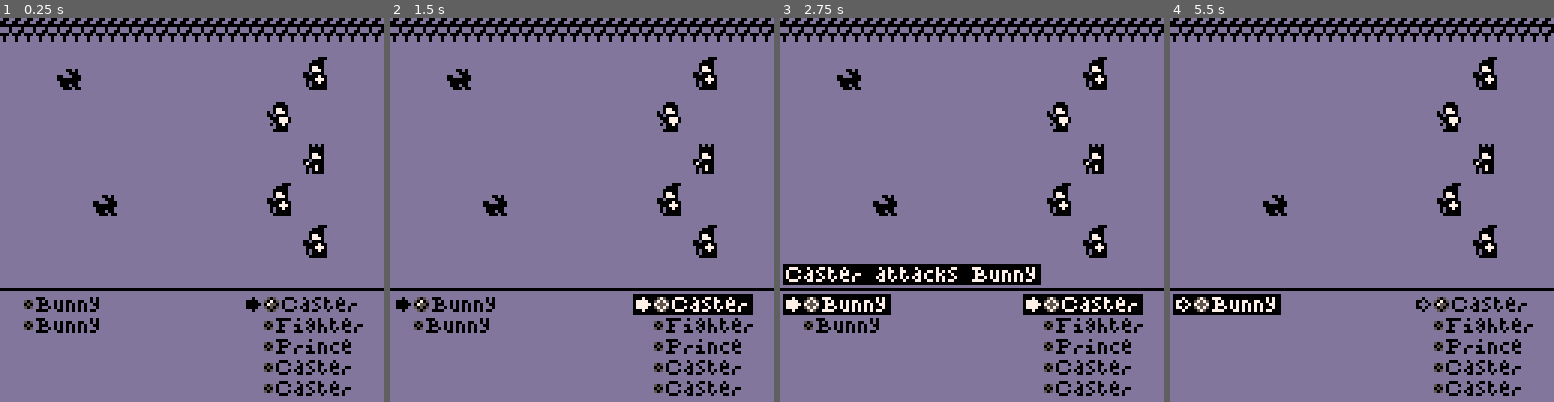
Above: before the commit, frames 1-4 (left to right).
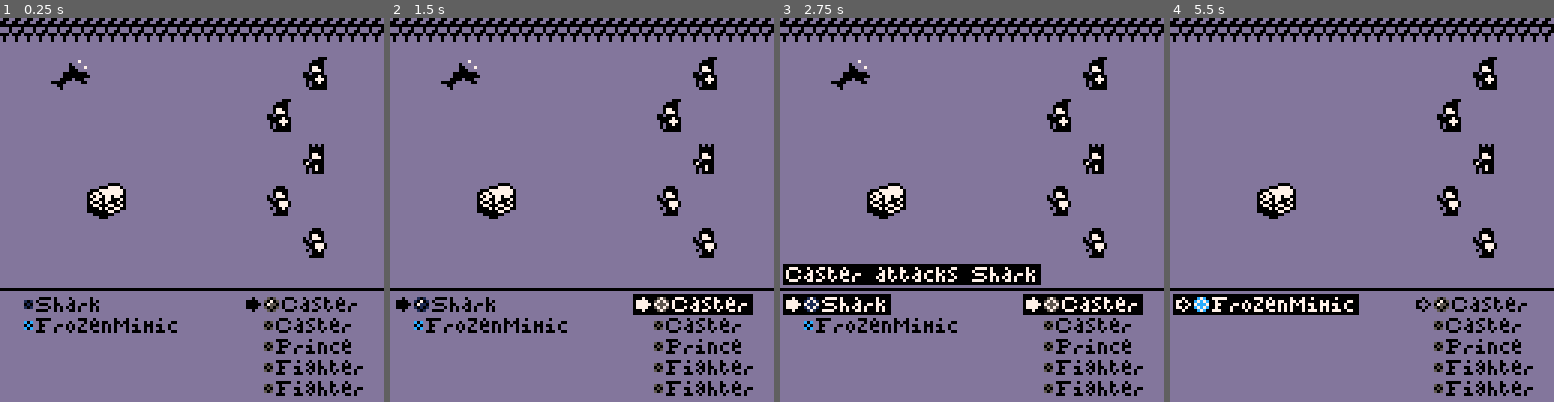
Above: after the commit, the same moments.

Repository: JohnAdamZiolkowski/Pico8-Hive
Game: PICO-8 cartridge prince/prince.p8
Two runs of this game, one before a commit and one after it. Both use one fixed random seed, a clock stepped at 60 frames per second and the inputs below.
Inputs:
- Up to frame 1 (0.25 s): no input
- Up to frame 2 (1.5 s): tap X (X key) at 0.33, 1.07 s; tap O (Z key) at 0.7 s
- Up to frame 3 (2.75 s): hold Right 1.6-2.1 s; tap O (Z key) at 1.7, 2.1, 2.5 s; tap X (X key) at 1.85 s; hold Up 2.15-2.42 s; hold Right from 2.47 s (still down)
- Up to frame 4 (5.5 s): tap O (Z key) every 0.4 s from 2.9 to 5.3 s; tap X (X key) at 2.97, 4.08, 5.2 s; release Right at 3.03 s; hold Left 3.08-3.58 s; hold Down 3.63-3.97 s; hold Right 4.02-4.68 s; hold Up 4.73-5.03 s; hold Left from 5.08 s (still down)

The runs differ from the first frame. In frame 1, 2.8% of the frame differs, in the area x 6-95%, y 10-99%; in frame 2, 2.8%; in frame 3, 3.1%; in frame 4, 3.2%, in the area x 6-95%, y 21-99%.

Commit message:
unlock elements as prince hits enemies

Diff:
--- a/prince/prince.p8
+++ b/prince/prince.p8
@@ -31,11 +31,16 @@
 sand = 15
 
 function rnd_int(min_in, max_in)
+ //safely generates a random integer
  assert(type(min_in)==number)
  assert(flr(min_in)==min_in)
+ assert(min_in>0)
  assert(type(max_in)==number)
  assert(flr(max_in)==max_in)
  assert(min_in<=max_in)
+ if min_in == max_in then
+  return min_in
+ end
  int = flr(rnd(1) * (max_in-min_in+1))+min_in
  assert(int <= max_in, int.." "..max_in)
  assert(int >= min_in, int.." "..min_in)
@@ -74,6 +79,18 @@
   local item = list[i]
   del(list,item)
  end
+end
+
+function linc(list,item)
+ assert(type(list)==table)
+ assert(#list>0)
+ assert(type(item)!=nil)
+ for i=1,#list do
+  if list[i] == item then
+   return true
+  end
+ end
+ return false
 end
 
 function inttobin(b)
@@ -156,7 +173,7 @@
 	{i=8, n="^rand ^enemy",
 	 o={"^off", "^on"},
  	v={false, true},
-	 s=1},
+	 s=2},//1},
 	{i=9, n="^hit chance",
 	 o={"^on", "^hit", "^miss"},
  	v={"on", true, false},
@@ -189,6 +206,31 @@
 prince = 22
 fighter = 25
 caster = 28
+
+function is_fighter(enemy_id)
+ if enemy_id == fighter
+  or enemy_id == fighter + 1
+   or enemy_id == fighter + 2 then
+  return true
+ end
+ return false
+end
+
+function is_caster(enemy_id)
+ if enemy_id == caster
+  or enemy_id == caster + 1
+   or enemy_id == caster + 2 then
+  return true
+ end
+end
+
+function is_prince(enemy_id)
+ if enemy_id == prince
+  or enemy_id == prince + 1
+   or enemy_id == prince + 2 then
+  return true
+ end
+end
 
 function get_element(eni)
  local en_el_c=lget(enemy.stats,eni).e
@@ -334,8 +376,23 @@
    e = lget(enemy.stats,id).e
    if e == "v" then
     //humans get random element
-    element_i = rnd_int(5,12)
-    element_n = sub(lget(elements,element_i).n,1,1)
+    local enemy_l =  lget(enemy.stats,id).l
+    local element_i
+    if id == prince
+     or id == fighter
+      or id == caster then
+     element_i = rnd_int(2,5)
+    elseif id == prince+1
+     or id == fighter+1
+      or id == caster+1 then
+     element_i = rnd_int(6,9)
+    elseif id == prince+2
+     or id == fighter+2
+      or id == caster+2 then
+     element_i = rnd_int(10,11)
+    end
+    assert(element_i)
+    local element_n = sub(lget(elements,element_i).n,1,1)
     e = element_n
    end
    local n = lget(enemy.stats,id).n
@@ -384,8 +441,8 @@
    local filled = true
    if random_party then filled = rnd(3) > 2 end
    if filled then
-    id = rnd_int(0,2)
-    if id == 0 then
+    id = rnd_int(1,2)
+    if id == 1 then
      id = fighter
     else
      id = caster
@@ -522,13 +579,12 @@
 end
 
 function opposition(list)
-
+ //returns the opposing list
  if list == arena.enemies then
   return arena.party
  else
   return arena.enemies
  end
-
 end
 
 function toggle_turn()
@@ -593,9 +649,7 @@
  main_target_n = main_target.t.stats.n
  add(targets, main_target)
 
- if attacker.i == caster or
-  attacker.i == caster +1 or
-  attacker.i == caster +2 then
+ if is_caster(attacker.i) then
   for p_target in all(opposition(turn)) do
    if p_target.s == main_target.t.s +1 or
     p_target.s == main_target.t.s -1 then
@@ -631,17 +685,17 @@
    hit = hit_chance
   else
    hit = rnd(1) < chance
-   if attacker.i == fighter or
-    attacker.i == fighter +1 or
-    attacker.i == fighter +2 then
+   if is_fighter(attacker.i) then
     if not hit then
      hit = rnd(1) < chance
     end
-   elseif attacker.i == prince or
-    attacker.i == prince +1 or
-    attacker.i == prince +2 then
+   elseif is_prince(attacker.i) then
     if hit then
      attacker.stats.e = target.t.stats.e
+     local unlocking_element = element_by_n(target.t.stats.e)
+     if not linc(unlocked_elements, unlocking_element) then
+      add(unlocked_elements, unlocking_element)
+     end
     end
    end
   end
